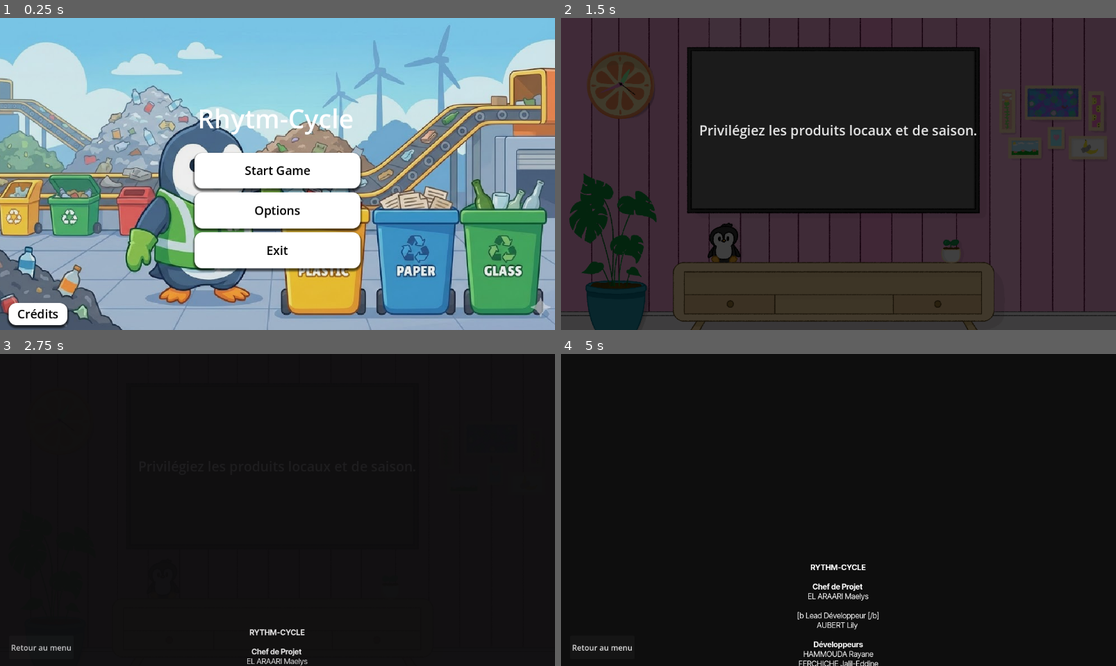
Above: before the commit, frames 1-4 (two rows, left to right).
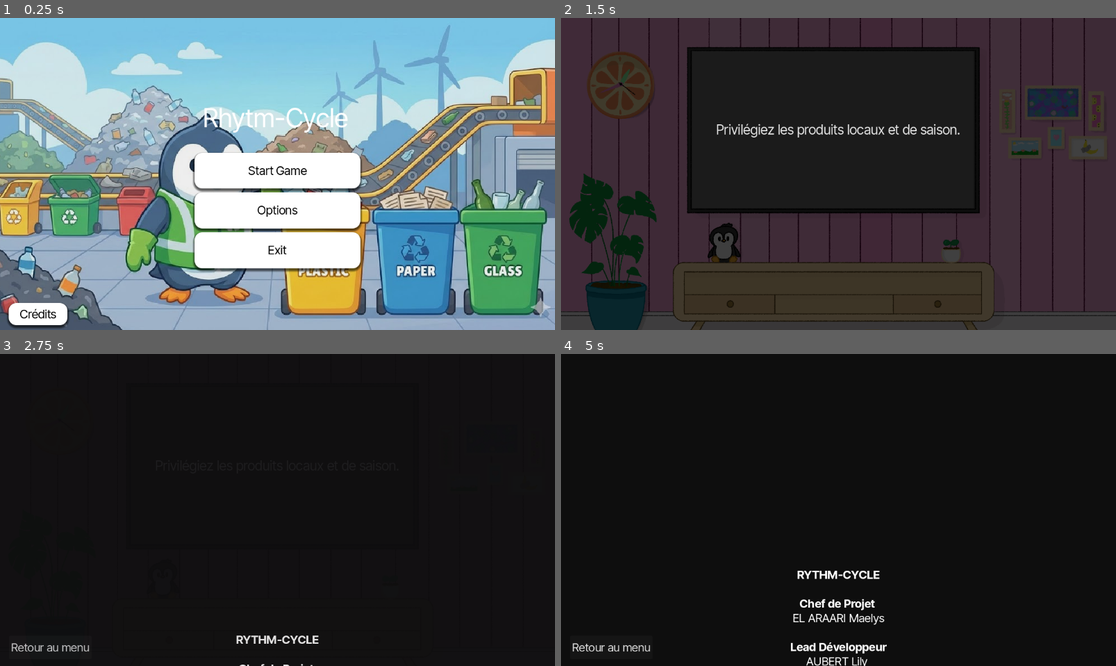
Above: after the commit, the same moments.

Repository: PingBeat/Rhythm-Cycle
Game: Godot game, scene res://UI/main_menu.tscn
The game is run twice, just before and just after one commit, with the same random seed, the same clock (stepped at 60 frames per second) and the same inputs. Sound files missing from this copy of the repository are replaced by a short silence.
Inputs:
- Up to frame 1 (0.25 s): no input
- Up to frame 2 (1.5 s): click "Crédits" at 0.5 s; click "Retour au menu" at 1.25 s
- Up to frame 3 (2.75 s): tap Enter at 2 s; hold Q (bleu) from 2.03 s (still down)
- Up to frame 4 (5 s): release Q (bleu) at 2.78 s; tap W (jaune) at 2.85 s; hold P (marron) 3.53-4.28 s; tap O (vert) at 4.35 s

The runs differ from the first frame. In frame 1, 1.4% of the frame differs, in the area x 3-64%, y 28-97%; in frame 2, 1.0%; in frame 3, 0.8%; in frame 4, 2.1%, in the area x 2-59%, y 67-100%.

Commit message:
Creation d'un theme global avec la Fonts Inter_Tight
J'ai imposé sur tout le projet la police Inter_Tight par défaut

Diff:
--- /dev/null
+++ b/ThemePrincipal.tres
@@ -0,0 +1,7 @@
+[gd_resource type="Theme" format=3 uid="uid://dotpdgm6s3adh"]
+
+[ext_resource type="FontFile" uid="uid://ck65bn8567wku" path="res://Assets/Texte/Inter_Tight/static/InterTight-Regular.ttf" id="1_38boj"]
+
+[resource]
+default_font = ExtResource("1_38boj")
+default_font_size = 24
--- a/UI/CreditsMenu.tscn
+++ b/UI/CreditsMenu.tscn
@@ -51,7 +51,7 @@
 [b]Chef de Projet [/b]
 EL ARAARI Maelys
 
-[b Lead Développeur [/b]
+[b] Lead Développeur [/b]
 AUBERT Lily
 
 [b] Développeurs [/b]
--- a/UI/finish.tscn
+++ b/UI/finish.tscn
@@ -1,8 +1,8 @@
-[gd_scene load_steps=2 format=3 uid="uid://b7obyj3y1orww"]
+[gd_scene format=3 uid="uid://b7obyj3y1orww"]
 
 [ext_resource type="Script" uid="uid://bshi8hq4n0by2" path="res://UI/finish.gd" id="1_khvnr"]
 
-[node name="FinishMenu" type="Control"]
+[node name="FinishMenu" type="Control" unique_id=1214162262]
 process_mode = 3
 layout_mode = 3
 anchors_preset = 15
@@ -12,7 +12,7 @@
 grow_vertical = 2
 script = ExtResource("1_khvnr")
 
-[node name="ColorRect" type="ColorRect" parent="."]
+[node name="ColorRect" type="ColorRect" parent="." unique_id=999415473]
 layout_mode = 1
 anchors_preset = 15
 anchor_right = 1.0
@@ -21,7 +21,7 @@
 grow_vertical = 2
 color = Color(0, 0, 0, 0.5882353)
 
-[node name="VBoxContainer" type="VBoxContainer" parent="."]
+[node name="VBoxContainer" type="VBoxContainer" parent="." unique_id=60794754]
 layout_mode = 1
 anchors_preset = 8
 anchor_left = 0.5
@@ -36,19 +36,19 @@
 grow_vertical = 2
 theme_override_constants/separation = 10
 
-[node name="ScoreFinal" type="Label" parent="VBoxContainer"]
+[node name="ScoreFinal" type="Label" parent="VBoxContainer" unique_id=2077032962]
 layout_mode = 2
 theme_override_font_sizes/font_size = 45
 text = "Score : 0"
 horizontal_alignment = 1
 
-[node name="Conseil" type="Label" parent="VBoxContainer"]
+[node name="Conseil" type="Label" parent="VBoxContainer" unique_id=2008743884]
 layout_mode = 2
 theme_override_font_sizes/font_size = 20
 text = "Faire le tri selectif"
 horizontal_alignment = 1
 
-[node name="HBoxContainer" type="HBoxContainer" parent="."]
+[node name="HBoxContainer" type="HBoxContainer" parent="." unique_id=1404475632]
 layout_mode = 1
 anchors_preset = 7
 anchor_left = 0.5
@@ -63,12 +63,12 @@
 grow_vertical = 0
 theme_override_constants/separation = 77
 
-[node name="BoutonMenu" type="Button" parent="HBoxContainer"]
+[node name="BoutonMenu" type="Button" parent="HBoxContainer" unique_id=478367050]
 layout_mode = 2
 theme_override_font_sizes/font_size = 20
 text = "Menu Principal"
 
-[node name="BoutonSuivant" type="Button" parent="HBoxContainer"]
+[node name="BoutonSuivant" type="Button" parent="HBoxContainer" unique_id=619683645]
 layout_mode = 2
 theme_override_font_sizes/font_size = 20
 text = "Niveau Suivant"
--- a/project.godot
+++ b/project.godot
@@ -23,6 +23,10 @@
 
 Levelmanager="*res://Autoloads/levelmanager.gd"
 LoadingScreen="*res://Autoloads/loading_screen.tscn"
+
+[gui]
+
+theme/custom="uid://dotpdgm6s3adh"
 
 [input]
 
